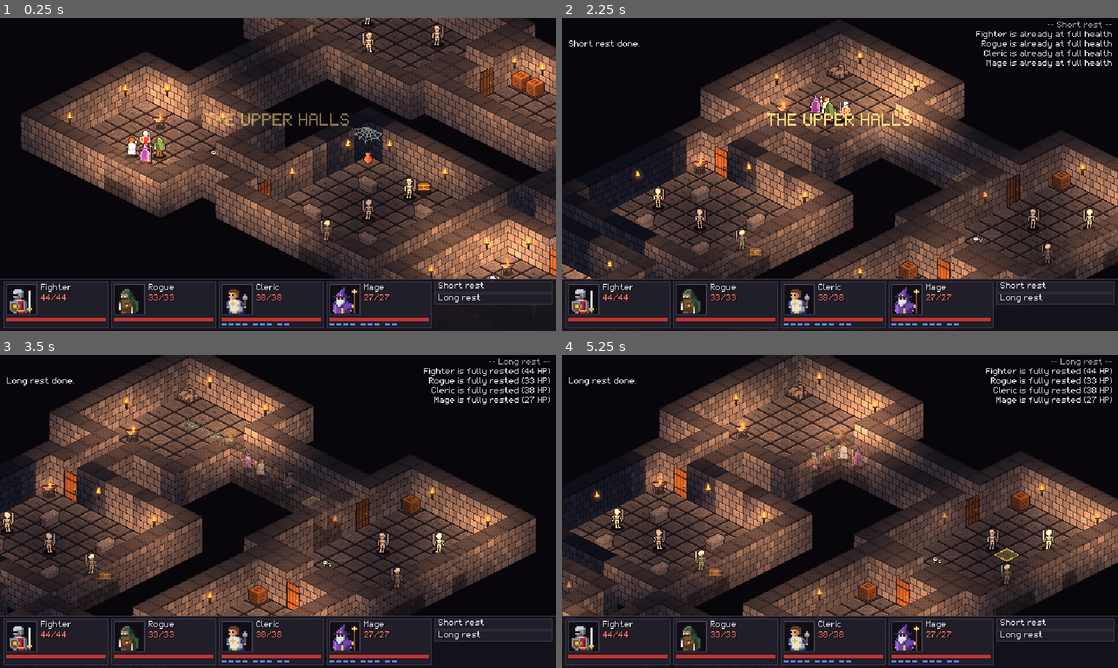
Above: before the commit, frames 1-4 (two rows, left to right).
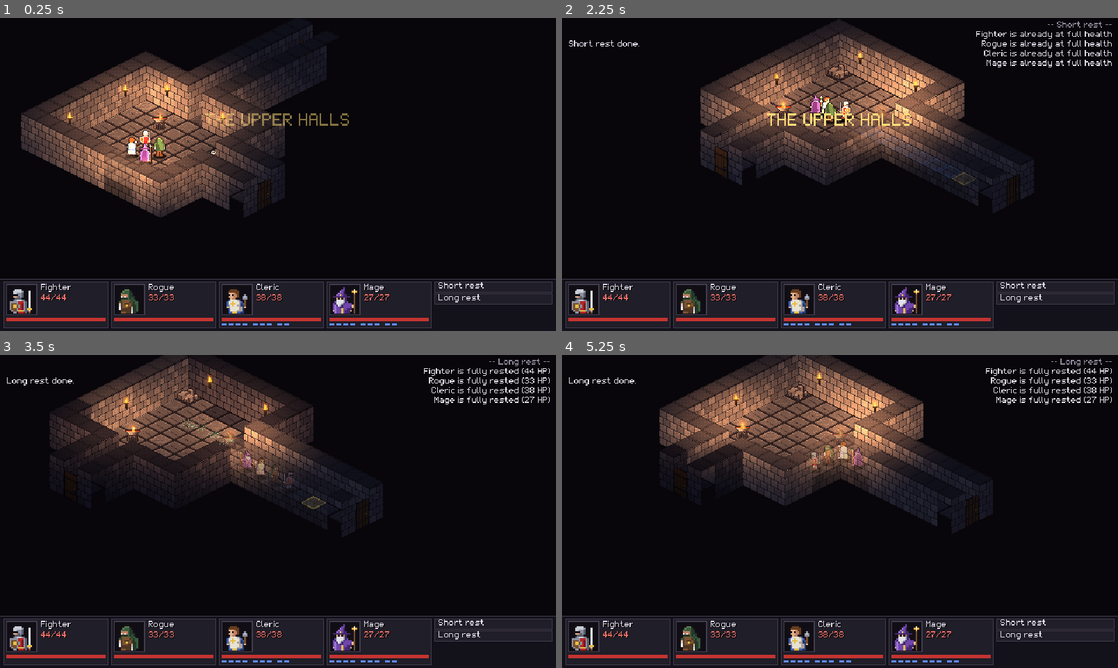
Above: after the commit, the same moments.

Repository: PaulHeraty/herra-iso-dnd
Game: Godot game, scene res://scenes/maps/dungeon_1.tscn
Same seed, same stepped clock (60 frames per second), same inputs: the game is played once before the commit and once after it.
Inputs (mouse positions are in pixels of both pictures, inside the frame that each line leads up to):
- Up to frame 1 (0.25 s): no input
- Up to frame 2 (2.25 s): click "Short rest" at 0.5 s; click "Long rest" at 1.25 s; tap Enter (end_turn) at 2 s; move the mouse to (962, 158) at 2.02 s; hold E (view_rotate_right) from 2.03 s (still down); tap S (cam_down) at 2.1 s; click (962, 158) at 2.17 s
- Up to frame 3 (3.5 s): release E (view_rotate_right) at 2.75 s; drag from (166, 527) to (250, 574) at 2.77 s
- Up to frame 4 (5.25 s): move the mouse to (895, 442) at 3.52 s; hold E (view_rotate_right) 3.53-4.25 s; tap Space (cam_recenter) at 3.6 s; click (895, 442) at 3.67 s; drag from (812, 574) to (673, 464) at 4.27 s; move the mouse to (1006, 558) at 5.02 s; hold Q (view_rotate_left) from 5.03 s (still down); tap W (cam_up) at 5.1 s; click (1006, 558) at 5.17 s

The runs differ from the first frame. In frame 1, 35% of the frame differs, in the area x 38-100%, y 0-84%; in frame 2, 30%; in frame 3, 38%, in the area x 0-97%, y 0-84%; in frame 4, 35%.

Commit message:
Fog of war: unexplored cells hidden, explored-but-unseen dimmed with monsters hidden; shadowcasting sight (12 cells, walls + closed doors block); no pathing/aiming into the unknown; explored cells remembered per map
Co-Authored-By: Claude Opus 5.5 <noreply@anthropic.com>

Diff:
--- a/scripts/combat/combat_manager.gd
+++ b/scripts/combat/combat_manager.gd
@@ -144,7 +144,7 @@
 			get_viewport().set_input_as_handled()
 			_use_door(door)
 			return
-		if _reach.has(c) and _reach[c].stop and c != current.cell:
+		if _reach.has(c) and _reach[c].stop and c != current.cell and map.is_explored(c):
 			get_viewport().set_input_as_handled()
 			move_along(current, DungeonMap.reach_path(_reach, c))
 
@@ -643,7 +643,7 @@
 	_reach = map.combat_reach(current.cell, move_left, current)
 	var cells: Array[Vector2i] = []
 	for c: Vector2i in _reach:
-		if _reach[c].stop and c != current.cell:
+		if _reach[c].stop and c != current.cell and map.is_explored(c):
 			cells.append(c)
 	if cells.is_empty():
 		map.overlay.clear("range")
@@ -696,7 +696,7 @@
 			status_changed.emit("Attack %s: %s %+d, %s%s  (%d%% to hit%s%s)" % [foe.display_name(), a.name, bonus,
 					current.stats.damage_expr(a), extra, roundi(p * 100), advt, ", " + opt.note if opt.note != "" else ""])
 		return
-	if _reach.has(_hover) and _reach[_hover].stop and _hover != current.cell:
+	if _reach.has(_hover) and _reach[_hover].stop and _hover != current.cell and map.is_explored(_hover):
 		var p := DungeonMap.reach_path(_reach, _hover)
 		if p.size() > 1:
 			map.overlay.set_cells("path", p.slice(0, -1), COL_RANGE, 0.25, 0.6, true)
--- a/scripts/maps/dungeon_map.gd
+++ b/scripts/maps/dungeon_map.gd
@@ -21,6 +21,9 @@
 @export var entry_id := "start"
 ## Shown when the party arrives (e.g. "The Upper Halls").
 @export var map_title := ""
+## Fog of war: only explored cells are drawn; explored ones out of sight are dimmed and their
+## monsters hidden (see FogOfWar).
+@export var fog_of_war := true
 
 const HERO_SCENE := preload("res://scenes/actors/hero.tscn")
 const PARTY_ORDER := [Hero.HeroClass.FIGHTER, Hero.HeroClass.ROGUE, Hero.HeroClass.CLERIC, Hero.HeroClass.MAGE]
@@ -53,6 +56,13 @@
 var floor_view: TileMapLayer
 var walls_view: TileMapLayer
 var _astar := AStarGrid2D.new()
+var fog := FogOfWar.new()
+var _fog_key := ""
+var _wall_set := {}
+## View cell -> map cell (floor) / [source, atlas, map cell] (walls) for the current rotation.
+var _view_floor := {}
+var _view_walls := {}
+const FOG_DIM := Color(0.5, 0.5, 0.6)
 var _pending_turns := 0
 ## Sprites placed by map cell (decor, monster previews): node -> [map cell, offset from its centre]
 var _placed := {}
@@ -90,6 +100,8 @@
 	refresh_navigation()
 	_spawn_party()
 	party_xp = PartyState.party_xp
+	_compute_fog()
+	refresh_navigation()
 	camera_controller = CameraController.new()
 	camera_controller.name = "CameraController"
 	camera_controller.camera = camera
@@ -125,6 +137,7 @@
 		rotate_view(-1)
 	if _pending_turns != 0 and not _anyone_moving():
 		apply_pending_rotation()
+	_tick_fog()
 	var reveal: Array[Rect2] = []
 	for h in party:
 		reveal.append(WallFader.figure_rect(h.position))
@@ -231,9 +244,23 @@
 	return (a is Hero) == (b is Hero)
 
 
-## True if the map has a floor tile at `cell`.
+## True if the map has a floor tile at `cell` that the party knows about (explored).
 func has_floor(cell: Vector2i) -> bool:
-	return floor_layer.get_cell_source_id(cell) != -1
+	return floor_layer.get_cell_source_id(cell) != -1 and is_explored(cell)
+
+
+## Fog of war: has the party seen this cell? (Always true with fog_of_war off.)
+func is_explored(cell: Vector2i) -> bool:
+	return not fog_of_war or fog.explored.has(cell)
+
+
+## Fog of war: can the party see this cell right now?
+func is_seen(cell: Vector2i) -> bool:
+	return not fog_of_war or fog.visible.has(cell)
+
+
+func _party_can_walk(cell: Vector2i) -> bool:
+	return is_walkable(cell) and is_explored(cell)
 
 
 ## Rebuild the walk grid from the tiles and doors. Call after opening/closing doors or editing tiles.
@@ -246,7 +273,7 @@
 	var r := _astar.region
 	for x in range(r.position.x, r.end.x):
 		for y in range(r.position.y, r.end.y):
-			_astar.set_point_solid(Vector2i(x, y), not is_walkable(Vector2i(x, y)))
+			_astar.set_point_solid(Vector2i(x, y), not _party_can_walk(Vector2i(x, y)))
 
 
 ## Cells from `from` to `to` inclusive (diagonals allowed when not cutting a wall corner),
@@ -392,6 +419,7 @@
 
 
 func _on_door_opened() -> void:
+	update_fog()
 	refresh_navigation()
 
 
@@ -507,11 +535,15 @@
 
 ## Rebuild everything visible for the current IsoGrid.rotation.
 func _apply_view() -> void:
+	wall_fader = WallFader.new(walls_view, entities)     # also makes the dimmed tile variants
 	floor_view.clear()
+	_view_floor.clear()
 	for c in floor_layer.get_used_cells():
-		floor_view.set_cell(IsoGrid.to_view(c), floor_layer.get_cell_source_id(c),
-				floor_layer.get_cell_atlas_coords(c), floor_layer.get_cell_alternative_tile(c))
+		_view_floor[IsoGrid.to_view(c)] = c
+	for v: Vector2i in _view_floor:
+		_draw_floor_cell(v)
 	walls_view.clear()
+	_view_walls.clear()
 	var view_walls := {}
 	for c in walls_layer.get_used_cells():
 		view_walls[IsoGrid.to_view(c)] = c
@@ -520,7 +552,7 @@
 		var sid := walls_layer.get_cell_source_id(c)
 		var atlas := walls_layer.get_cell_atlas_coords(c)
 		if IsoGrid.rotation == 0:
-			walls_view.set_cell(v, sid, atlas, walls_layer.get_cell_alternative_tile(c))
+			_view_walls[v] = [sid, atlas, c]
 		else:
 			# Pick the block variant by which faces are now exposed to the viewer.
 			var left := not view_walls.has(v + Vector2i(0, 1))
@@ -532,8 +564,10 @@
 				row = WALL_ROW_LEFT
 			elif right:
 				row = WALL_ROW_RIGHT
-			walls_view.set_cell(v, sid, Vector2i(atlas.x, row))
-	wall_fader = WallFader.new(walls_view, entities)
+			_view_walls[v] = [sid, Vector2i(atlas.x, row), c]
+	for v: Vector2i in _view_walls:
+		if is_explored(_view_walls[v][2]):
+			walls_view.set_cell(v, _view_walls[v][0], _view_walls[v][1])
 	for n in entities.get_children():
 		if n is MapMarker:
 			n.apply_view()
@@ -546,6 +580,111 @@
 	overlay.queue_redraw()
 	if scorch:
 		scorch.queue_redraw()
+	_refresh_fog_look()
+
+
+# --- fog of war ---------------------------------------------------------------------------------
+
+## Recompute what the party sees (after moves, doors, rotation) and redraw what changed.
+func update_fog() -> void:
+	if not fog_of_war or floor_view == null:
+		return
+	var fresh := _compute_fog()
+	for c in fresh:
+		if _astar.is_in_boundsv(c):
+			_astar.set_point_solid(c, not _party_can_walk(c))
+	_refresh_fog_look()
+
+
+## Update the fog when a hero has changed cell or a door has opened; keep monster visibility
+## current every frame (monsters move on their own).
+func _tick_fog() -> void:
+	if not fog_of_war:
+		return
+	var key := ""
+	for h in party:
+		key += "%d,%d,%d;" % [h.cell.x, h.cell.y, int(h.is_alive())]
+	for n in entities.get_children():
+		if n is Door and n.is_open:
+			key += "d"
+	if key != _fog_key:
+		_fog_key = key
+		update_fog()
+	_refresh_monster_fog()
+
+
+func _compute_fog() -> Array[Vector2i]:
+	if not fog_of_war:
+		return []
+	if _wall_set.is_empty():
+		for c in walls_layer.get_used_cells():
+			_wall_set[c] = true
+	var opaque := _wall_set.duplicate()
+	for n in entities.get_children():
+		if n is Door and n.blocks_move():
+			opaque[n.get_cell()] = true
+	var eyes: Array[Vector2i] = []
+	for h in party:
+		if h.is_alive():
+			eyes.append(h.cell)
+	if eyes.is_empty():
+		for h in party:
+			if not h.dead:
+				eyes.append(h.cell)
+	return fog.update(eyes, opaque)
+
+
+## Floor tile for a view cell: hidden if unexplored, dimmed if out of sight.
+func _draw_floor_cell(v: Vector2i) -> void:
+	var c: Vector2i = _view_floor[v]
+	if not is_explored(c):
+		floor_view.erase_cell(v)
+		return
+	var alt := floor_layer.get_cell_alternative_tile(c) if is_seen(c) else WallFader.DIM_BASE
+	if floor_view.get_cell_source_id(v) == -1 or floor_view.get_cell_alternative_tile(v) != alt:
+		floor_view.set_cell(v, floor_layer.get_cell_source_id(c), floor_layer.get_cell_atlas_coords(c), alt)
+
+
+## Redraw tiles, markers and decor for the current fog.
+func _refresh_fog_look() -> void:
+	if wall_fader == null:
+		return
+	for v: Vector2i in _view_floor:
+		_draw_floor_cell(v)
+	var dim := {}
+	for v: Vector2i in _view_walls:
+		var w: Array = _view_walls[v]
+		if not is_explored(w[2]):
+			continue
+		if walls_view.get_cell_source_id(v) == -1:
+			walls_view.set_cell(v, w[0], w[1])
+		if not is_seen(w[2]):
+			dim[v] = true
+	wall_fader.set_dim(dim)
+	for n in entities.get_children():
+		if n is Torch:                      # torches and braziers: hidden until seen, never dimmed
+			n.visible = is_explored(n.get_cell())
+		elif n is MapMarker:
+			n.visible = is_explored(n.get_cell())
+			n.modulate = Color.WHITE if is_seen(n.get_cell()) else FOG_DIM
+	for s: Node2D in _placed:
+		var c: Vector2i = _placed[s][0]
+		s.visible = is_explored(c) and (IsoGrid.rotation == 0 or not s.is_in_group("wall_decor"))
+		s.modulate = Color.WHITE if is_seen(c) else FOG_DIM
+	_refresh_monster_fog()
+
+
+## Monsters show only while the party sees them (or while they're in the fight); remains stay
+## where they fell once explored.
+func _refresh_monster_fog() -> void:
+	for m in monsters:
+		if not m.is_alive() and m.vanish_on_death:
+			continue
+		var show := is_seen(m.cell) or (not m.is_alive() and is_explored(m.cell))
+		if combat and combat.in_combat and m in combat.order:
+			show = true
+		if m.visible != show:
+			m.visible = show
 
 
 ## Remember a sprite's map cell (and offset within it) so it can follow view rotation.
--- /dev/null
+++ b/scripts/maps/fog_of_war.gd
@@ -0,0 +1,73 @@
+class_name FogOfWar
+extends RefCounted
+## What the party has explored and what it can see right now (map cells).
+##   explored: every cell the party has ever seen (kept per map by MapState).
+##   visible:  cells some conscious hero sees now: symmetric-ish recursive shadowcasting, radius
+##             SIGHT cells (darkvision 60 ft), walls and closed doors block, props don't.
+## DungeonMap draws unexplored cells as nothing (black), explored-but-not-visible ones dimmed,
+## and hides monsters outside `visible` (outside combat).
+
+const SIGHT := 12
+
+var explored := {}
+var visible := {}
+
+var _opaque := {}
+var _radius2 := 0.0
+var _out := {}
+
+## Octant transforms (xx, xy, yx, yy).
+const OCTANTS := [[1, 0, 0, 1], [0, 1, 1, 0], [0, -1, 1, 0], [-1, 0, 0, 1],
+		[-1, 0, 0, -1], [0, -1, -1, 0], [0, 1, -1, 0], [1, 0, 0, -1]]
+
+
+## Recompute `visible` from the eyes (hero cells); returns the cells seen for the first time.
+func update(eyes: Array[Vector2i], opaque: Dictionary) -> Array[Vector2i]:
+	_opaque = opaque
+	_radius2 = (SIGHT + 0.5) * (SIGHT + 0.5)
+	_out = {}
+	for e in eyes:
+		_out[e] = true
+		for o in OCTANTS:
+			_cast(e, 1, 1.0, 0.0, o[0], o[1], o[2], o[3])
+	visible = _out
+	var fresh: Array[Vector2i] = []
+	for c: Vector2i in visible:
+		if not explored.has(c):
+			explored[c] = true
+			fresh.append(c)
+	return fresh
+
+
+## Recursive shadowcasting (RogueBasin, Björn Bergström) for one octant.
+func _cast(o: Vector2i, row: int, start: float, end: float, xx: int, xy: int, yx: int, yy: int) -> void:
+	if start < end:
+		return
+	var new_start := 0.0
+	for j in range(row, SIGHT + 1):
+		var dx := -j - 1
+		var dy := -j
+		var blocked := false
+		while dx <= 0:
+			dx += 1
+			var c := Vector2i(o.x + dx * xx + dy * xy, o.y + dx * yx + dy * yy)
+			var l_slope := (dx - 0.5) / (dy + 0.5)
+			var r_slope := (dx + 0.5) / (dy - 0.5)
+			if start < r_slope:
+				continue
+			if end > l_slope:
+				break
+			if dx * dx + dy * dy < _radius2:
+				_out[c] = true
+			if blocked:
+				if _opaque.has(c):
+					new_start = r_slope
+					continue
+				blocked = false
+				start = new_start
+			elif _opaque.has(c) and j < SIGHT:
+				blocked = true
+				_cast(o, j + 1, start, l_slope, xx, xy, yx, yy)
+				new_start = r_slope
+		if blocked:
+			break
--- a/scripts/maps/map_state.gd
+++ b/scripts/maps/map_state.gd
@@ -1,10 +1,11 @@
 class_name MapState
 ## What changed on each map while the party was there, so a map looks the same when the party
-## comes back up or down the stairs: doors opened, monsters killed, chests opened.
+## comes back up or down the stairs: doors opened, monsters killed, chests opened, cells explored.
 ## Kept in memory for the session (save/load comes in Phase 8). Keyed by the map's scene path;
 ## things are identified by their node name under Entities.
 
-## scene path -> {doors = {name: true}, dead = {spawn name: true}, chests = {name: true}}
+## scene path -> {doors = {name: true}, dead = {spawn name: true}, chests = {name: true},
+##                explored = {cell: true} (fog of war)}
 static var _maps := {}
 ## The PartyStart entry_id the map should use ("" = the map's own entry_id). Set by the stairs;
 ## kept, so a restart (R) after a wipe puts the party back where it arrived.
@@ -13,7 +14,7 @@
 
 ## Remember the state of `map` (call when leaving it).
 static func save(map: DungeonMap) -> void:
-	var s := {doors = {}, dead = {}, chests = {}}
+	var s := {doors = {}, dead = {}, chests = {}, explored = map.fog.explored.duplicate()}
 	for n in map.entities.get_children():
 		if n is Door and n.is_open:
 			s.doors[String(n.name)] = true
@@ -30,6 +31,7 @@
 	var s: Dictionary = _maps.get(map.scene_file_path, {})
 	if s.is_empty():
 		return
+	map.fog.explored = s.get("explored", {}).duplicate()
 	for n in map.entities.get_children():
 		var key := String(n.name)
 		if n is Door and s.doors.has(key):
--- a/scripts/maps/wall_fader.gd
+++ b/scripts/maps/wall_fader.gd
@@ -8,6 +8,9 @@
 const FADE_TIME := 0.15       ## seconds to fade out / back in
 const FADE_STEPS := 4
 const ALT_BASE := 100         ## alternative ids ALT_BASE+1 .. ALT_BASE+FADE_STEPS
+## Fog of war: walls explored but out of sight use DIM_BASE+k (k = fade step 0..FADE_STEPS).
+const DIM_BASE := 200
+const DIM := Color(0.5, 0.5, 0.6)
 ## Minimum overlap (px) between figure and wall block before the wall fades.
 const MIN_OVERLAP := 3.0
 ## Cells in front of a spot that a 40 px wall block could cover it from (the overlap test decides).
@@ -20,6 +23,7 @@
 var _layer: TileMapLayer
 var _torches: Array[Torch] = []
 var _fade := {}               ## cell -> 0..1 (1 = fully faded)
+var _dim := {}                ## view cells drawn dimmed (fog of war: remembered, not seen)
 
 
 func _init(walls: TileMapLayer, entities: Node) -> void:
@@ -86,6 +90,8 @@
 func _apply(c: Vector2i, v: float) -> void:
 	var k := roundi(v * FADE_STEPS)
 	var alt := 0 if k == 0 else ALT_BASE + k
+	if _dim.has(c):
+		alt = DIM_BASE + k
 	if _layer.get_cell_alternative_tile(c) != alt:
 		_layer.set_cell(c, _layer.get_cell_source_id(c), _layer.get_cell_atlas_coords(c), alt)
 	for t in _torches:
@@ -93,15 +99,27 @@
 			t.modulate.a = lerpf(1.0, FADE_ALPHA, float(k) / FADE_STEPS)
 
 
-## For every tile of the atlas sources used on this layer, add faded copies (same origin,
+## Fog of war: draw these view wall cells dimmed (and every other one normally).
+func set_dim(cells: Dictionary) -> void:
+	var changed := {}
+	for c in _dim:
+		if not cells.has(c):
+			changed[c] = true
+	for c in cells:
+		if not _dim.has(c):
+			changed[c] = true
+	_dim = cells
+	for c: Vector2i in changed:
+		if _layer.get_cell_source_id(c) != -1:
+			_apply(c, _fade.get(c, 0.0))
+
+## For every tile of every atlas source in the TileSet (floor too: DIM_BASE = the dimmed floor),
+## add faded / dimmed copies (same origin,
 ## sorting and custom data).
 func _make_alternatives() -> void:
 	var ts := _layer.tile_set
-	var sources := {}
-	for c in _layer.get_used_cells():
-		sources[_layer.get_cell_source_id(c)] = true
-	for sid: int in sources:
-		var src := ts.get_source(sid) as TileSetAtlasSource
+	for i in ts.get_source_count():
+		var src := ts.get_source(ts.get_source_id(i)) as TileSetAtlasSource
 		if src == null:
 			continue
 		for t in src.get_tiles_count():
@@ -110,18 +128,26 @@
 
 func _make_tile_alternatives(ts: TileSet, src: TileSetAtlasSource, coords: Vector2i) -> void:
 	var base := src.get_tile_data(coords, 0)
-	for k in range(1, FADE_STEPS + 1):
-		var alt := ALT_BASE + k
-		if src.has_alternative_tile(coords, alt):
-			continue
-		src.create_alternative_tile(coords, alt)
-		var d := src.get_tile_data(coords, alt)
-		d.texture_origin = base.texture_origin
-		d.y_sort_origin = base.y_sort_origin
-		d.z_index = base.z_index
-		d.flip_h = base.flip_h
-		d.flip_v = base.flip_v
-		d.transpose = base.transpose
-		d.modulate = Color(base.modulate, base.modulate.a * lerpf(1.0, FADE_ALPHA, float(k) / FADE_STEPS))
-		for i in ts.get_custom_data_layers_count():
-			d.set_custom_data_by_layer_id(i, base.get_custom_data_by_layer_id(i))
+	for k in range(0, FADE_STEPS + 1):
+		for dim in [false, true]:
+			if k == 0 and not dim:
+				continue
+			var alt := (DIM_BASE if dim else ALT_BASE) + k
+			if src.has_alternative_tile(coords, alt):
+				continue
+			_make_alt(ts, src, coords, base, alt, k, dim)
+
+
+func _make_alt(ts: TileSet, src: TileSetAtlasSource, coords: Vector2i, base: TileData, alt: int, k: int, dim: bool) -> void:
+	src.create_alternative_tile(coords, alt)
+	var d := src.get_tile_data(coords, alt)
+	d.texture_origin = base.texture_origin
+	d.y_sort_origin = base.y_sort_origin
+	d.z_index = base.z_index
+	d.flip_h = base.flip_h
+	d.flip_v = base.flip_v
+	d.transpose = base.transpose
+	var tint := base.modulate * DIM if dim else base.modulate
+	d.modulate = Color(tint, base.modulate.a * lerpf(1.0, FADE_ALPHA, float(k) / FADE_STEPS))
+	for i in ts.get_custom_data_layers_count():
+		d.set_custom_data_by_layer_id(i, base.get_custom_data_by_layer_id(i))
--- a/scripts/party/party_controller.gd
+++ b/scripts/party/party_controller.gd
@@ -187,7 +187,7 @@
 	else:
 		overlay.clear("destination")
 	var reachable := map.is_walkable(_hover) and (_hover == party[0].cell or not preview.is_empty() or _walking)
-	if map.floor_layer.get_cell_source_id(_hover) == -1:
+	if not map.has_floor(_hover):
 		overlay.clear("cursor")
 	elif reachable:
 		overlay.set_cells("cursor", [_hover], COL_CURSOR, 0.15, 0.7, true)
--- a/tools/godot/test_dungeon.gd
+++ b/tools/godot/test_dungeon.gd
@@ -42,6 +42,10 @@
 	var m := _map()
 	m.combat.set_process(false)            # no fights during the test
 	_check(m.party.size() == 4, "party spawned on floor 1")
+	_check(m.is_explored(m.party[0].cell) and not m.is_explored(Vector2i(5, 5)), "fog: start explored, guard room not")
+	for i in m.party.size():
+		m.party[i].place_at(Vector2i(5, 10 + i))
+	m.update_fog()
 
 	# --- an ordinary door: closed blocks the path, opening it clears it ---
 	var door := m.door_at(Vector2i(5, 9))
@@ -50,6 +54,7 @@
 	_check(not m.has_line_of_sight(Vector2i(5, 11), Vector2i(5, 6)), "closed door blocks sight")
 	m.try_open_door(door, m.party)
 	_check(door.is_open, "door opens")
+	_check(m.is_explored(Vector2i(5, 5)) and m.is_seen(Vector2i(5, 5)), "fog: opening the door reveals the guard room")
 	_check(not m.find_path(Vector2i(5, 10), Vector2i(5, 8)).is_empty(), "open door lets the party through")
 
 	# --- the locked crypt: the Rogue picks it (may take a few tries) ---
@@ -62,6 +67,10 @@
 	_check(crypt.is_open and not crypt.locked, "crypt lock picked after %d tries" % tries)
 
 	# --- the party clicks a door: walks to its near side, then opens it ---
+	for i in m.party.size():
+		m.party[i].place_at(Vector2i(8, 4 + i))
+	m.update_fog()
+	m.refresh_navigation()
 	var storeroom := m.door_at(Vector2i(13, 5))
 	var path := m.controller.door_path(storeroom)
 	_check(not path.is_empty() and path[-1] in storeroom.sides(), "door_path ends beside the door")
@@ -105,6 +114,7 @@
 		if mo.cell.x >= 26 and mo.cell.y >= 16:
 			guards += 1
 	_check(guards == 0, "killed stair guards stay dead")
+	_check(m.is_explored(Vector2i(5, 5)) and not m.is_seen(Vector2i(5, 5)), "fog: guard room remembered (dimmed) on return")
 	_check(m.monsters.size() == 8, "the other monsters are still there (%d)" % m.monsters.size())
 	print("test_dungeon: %s (%d failed)" % ["ALL PASS" if fails == 0 else "FAILURES", fails])
 	quit(1 if fails else 0)
Not shown, added: scripts/maps/fog_of_war.gd.uid
Not shown, changed: CLAUDE.md
